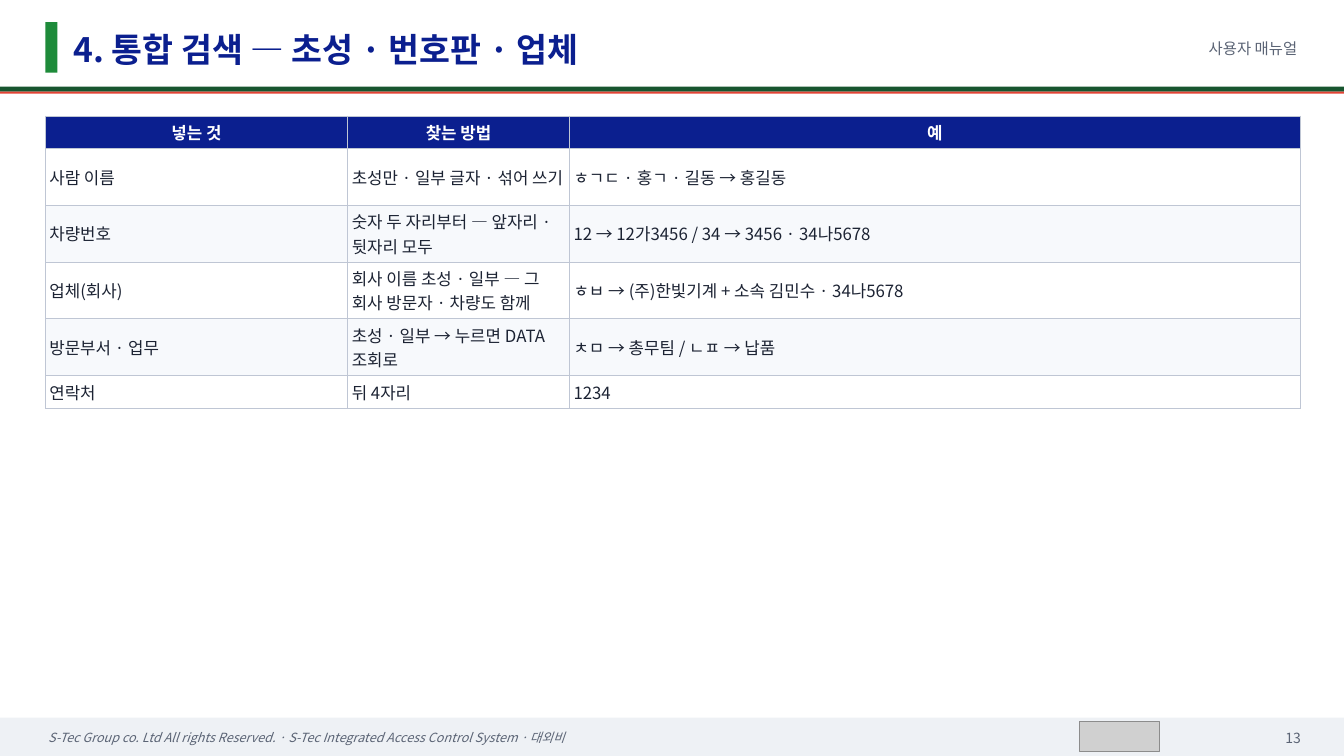
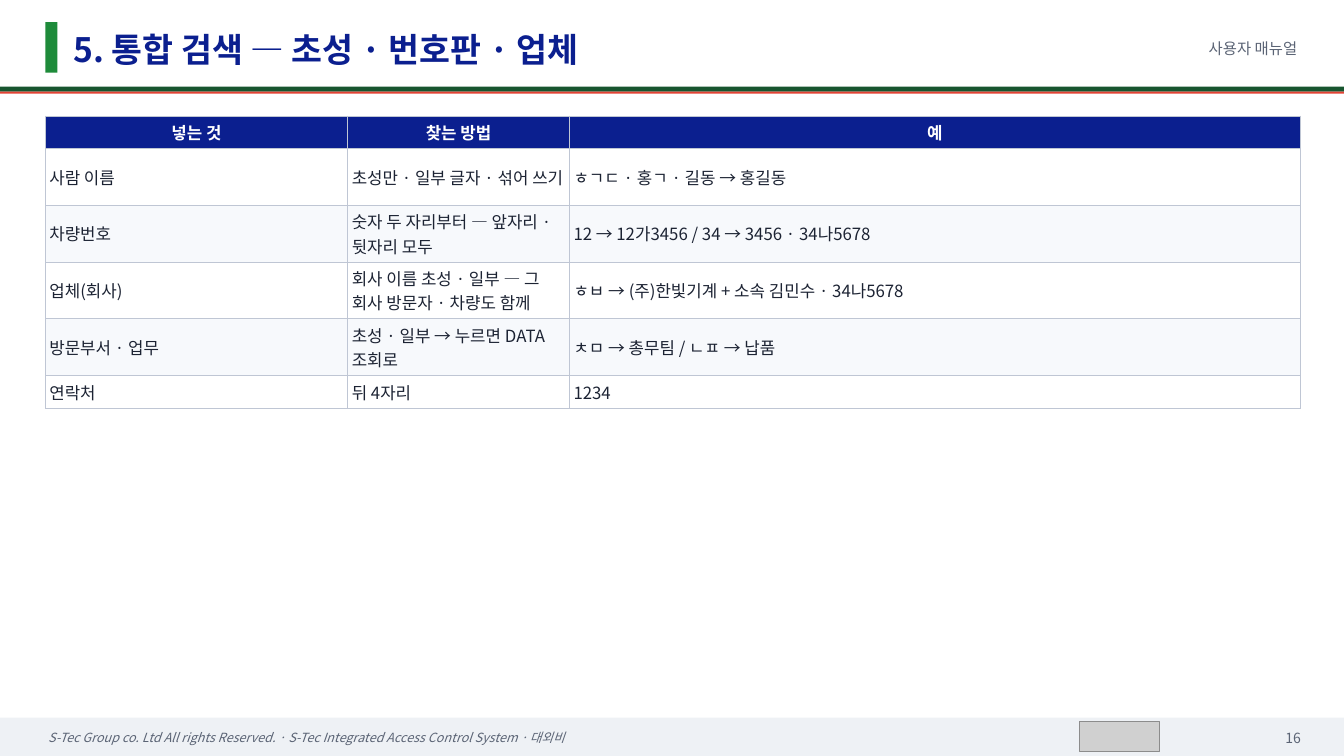
Before and after one commit to sadness500-boop/S-Tec-Integrated-Access-Control-System, a slide deck: slide 16 of docs/매뉴얼/에스텍_통합출입관리시스템_사용자매뉴얼.pptx (slide 13 before the commit). Drawn at 1344x756 pixels with LibreOffice and Linux fonts; fonts in the diff are those of the drawing; grey boxes stand for pictures. Boxes give left, top, right and bottom in pixels: in the first picture for what was removed or moved away, otherwise in the second. Text is boxed around its words. In the diff, an @@ line names an element or a change of style, - is before the commit and + after.

```diff
--- a/docs/매뉴얼/에스텍_통합출입관리시스템_사용자매뉴얼.pptx
+++ b/docs/매뉴얼/에스텍_통합출입관리시스템_사용자매뉴얼.pptx
@@ text at [73,33,579,65]: text changed @@
-4. 통합 검색 — 초성 · 번호판 · 업체
+5. 통합 검색 — 초성 · 번호판 · 업체
@@ text at [1285,732,1301,743]: text changed @@
-13
+16
```
Also in this commit, not shown: 36 other slides changed, 7 slides added, 28 other files.
